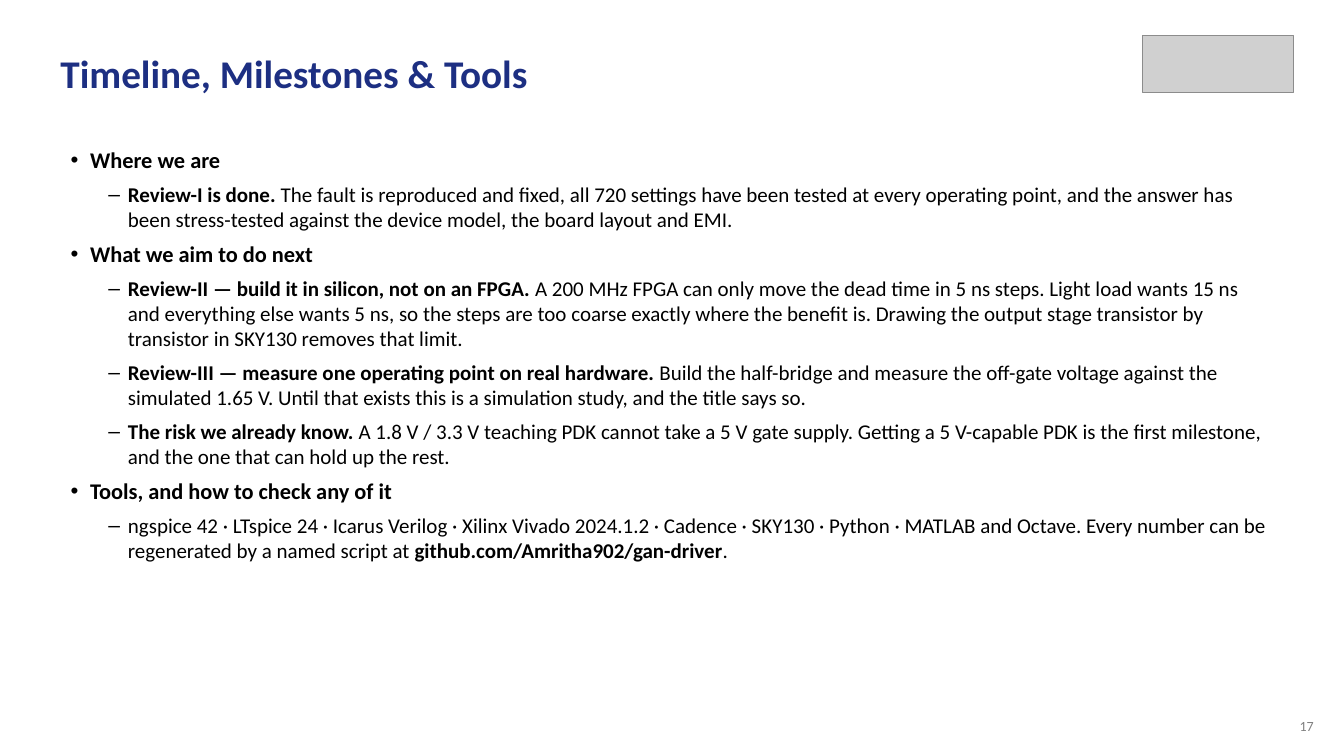
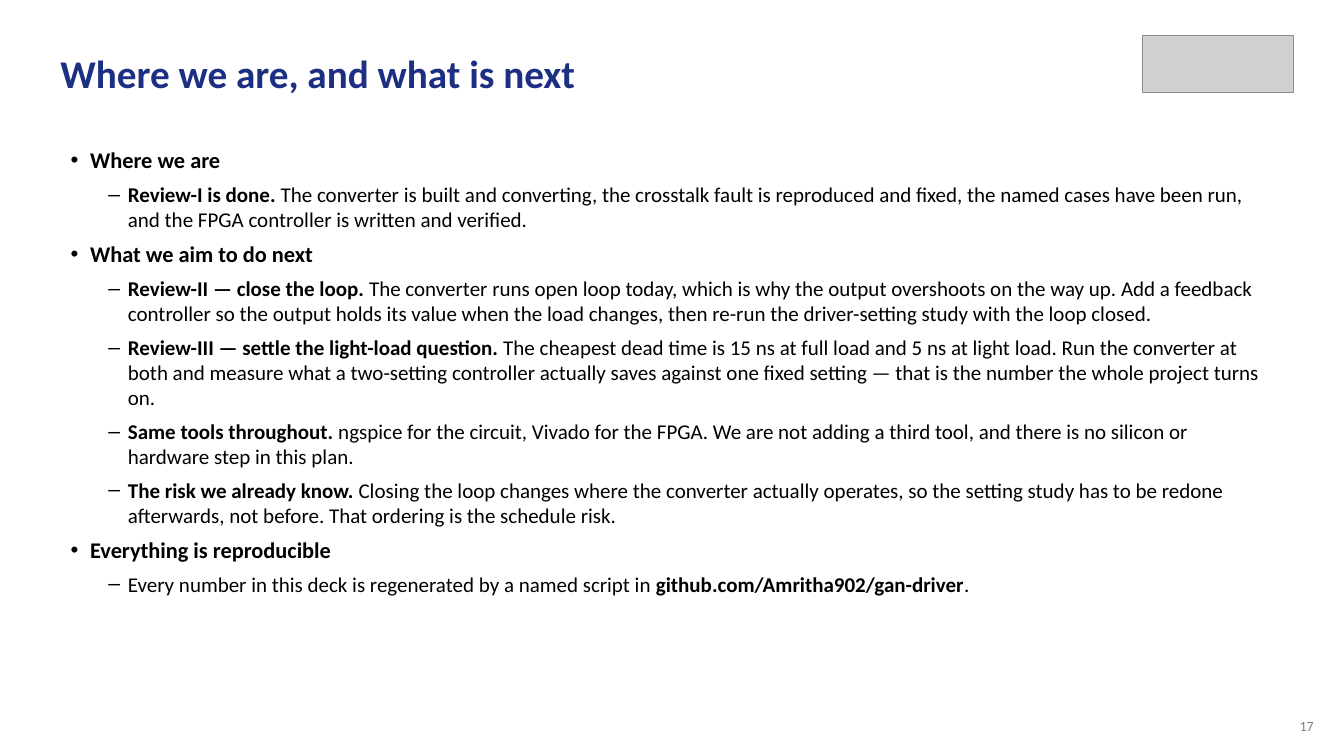
Before and after one commit to Amritha902/gan-driver, a slide deck: slide 17 of review/Review1_GaN_Segmented_Gate_Driver.pptx. Drawn at 1344x756 pixels with LibreOffice and Linux fonts; fonts in the diff are those of the drawing; grey boxes stand for pictures. Boxes give left, top, right and bottom in pixels: in the first picture for what was removed or moved away, otherwise in the second. Text is boxed around its words. In the diff, an @@ line names an element or a change of style, - is before the commit and + after.

```diff
--- a/review/Review1_GaN_Segmented_Gate_Driver.pptx
+++ b/review/Review1_GaN_Segmented_Gate_Driver.pptx
@@ text at [60,60,575,93]: text changed @@
-Timeline, Milestones & Tools
+Where we are, and what is next
@@ text at [128,187,1243,227]: text changed @@
-– Review-I is done. The fault is reproduced and fixed, all 720 settings have been tested at every operating point, and the answer has been stress-tested against the device model, the board layout and EMI.
+– Review-I is done. The converter is built and converting, the crosstalk fault is reproduced and fixed, the named cases have been run, and the FPGA controller is written and verified.
@@ text at [90,281,1259,596]: text changed @@
-– Review-II — build it in silicon, not on an FPGA. A 200 MHz FPGA can only move the dead time in 5 ns steps. Light load wants 15 ns and everything else wants 5 ns, so the steps are too coarse exactly where the benefit is. Drawing the output stage transistor by transistor in SKY130 removes that limit.
-– Review-III — measure one operating point on real hardware. Build the half-bridge and measure the off-gate voltage against the simulated 1.65 V. Until that exists this is a simulation study, and the title says so.
-– The risk we already know. A 1.8 V / 3.3 V teaching PDK cannot take a 5 V gate supply. Getting a 5 V-capable PDK is the first milestone, and the one that can hold up the rest.
-• Tools, and how to check any of it
-– ngspice 42 · LTspice 24 · Icarus Verilog · Xilinx Vivado 2024.1.2 · Cadence · SKY130 · Python · MATLAB and Octave. Every number can be regenerated by a named script at github.com/Amritha902/gan-driver.
+– Review-II — close the loop. The converter runs open loop today, which is why the output overshoots on the way up. Add a feedback controller so the output holds its value when the load changes, then re-run the driver-setting study with the loop closed.
+– Review-III — settle the light-load question. The cheapest dead time is 15 ns at full load and 5 ns at light load. Run the converter at both and measure what a two-setting controller actually saves against one fixed setting — that is the number the whole project turns on.
+– Same tools throughout. ngspice for the circuit, Vivado for the FPGA. We are not adding a third tool, and there is no silicon or hardware step in this plan.
+– The risk we already know. Closing the loop changes where the converter actually operates, so the setting study has to be redone afterwards, not before. That ordering is the schedule risk.
+• Everything is reproducible
+– Every number in this deck is regenerated by a named script in github.com/Amritha902/gan-driver.
```
Also in this commit, not shown: 10 other slides changed, 1 slide added, 1 slide removed, 15 other files.
